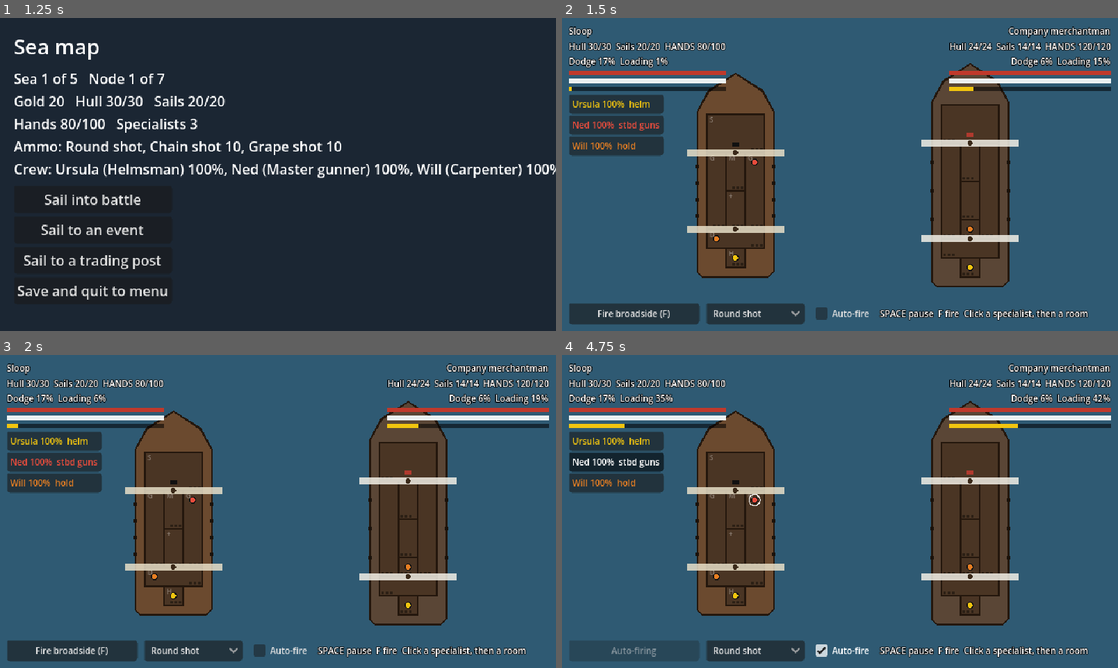
Above: before the commit, frames 1-4 (two rows, left to right).
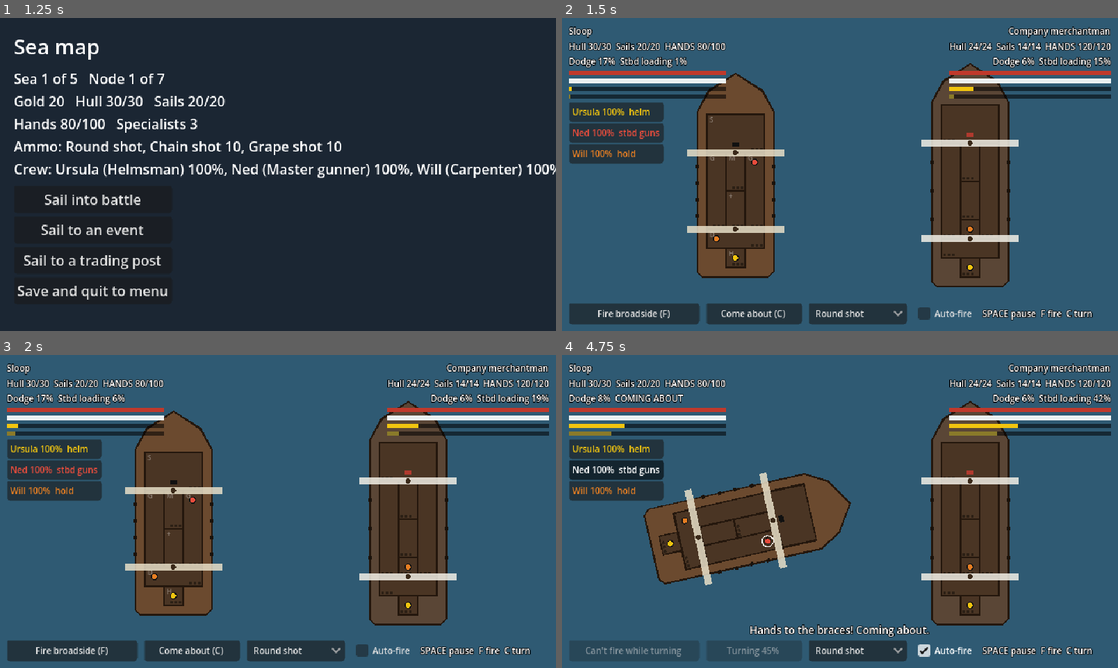
Above: after the commit, the same moments.

Repository: pinkman84/blood-brine-and-rum
Game: Godot game, scene res://scenes/main/main.tscn
Two runs of this game, one before a commit and one after it. Both use one fixed random seed, a clock stepped at 60 frames per second and the inputs below.
Inputs (mouse positions are in pixels of both pictures, inside the frame that each line leads up to):
- Up to frame 1 (1.25 s): click "New voyage" at 0.5 s
- Up to frame 2 (1.5 s): click "Sail into battle" at 1.25 s
- Up to frame 3 (2 s): no input
- Up to frame 4 (4.75 s): click (756, 649) at 2 s, where only the run after the commit has a clickable "Come about (C)"; click "Auto-fire" at 2.75 s; click "Ursula 100% helm" at 3.5 s; click "Ned 100% stbd guns" at 4.25 s

Frame 1 is identical in both runs. In frame 2, 5.3% of the frame differs, in the area x 1-99%, y 12-98%; in frame 3, 5.3%; in frame 4, 19%.

Commit message:
add turning and second side of ship logic

Diff:
--- a/data/crew/roles.json
+++ b/data/crew/roles.json
@@ -15,9 +15,10 @@
     "name": "Helmsman",
     "station": "helm",
     "color": "f1c40f",
-    "description": "At the helm, the ship dodges more. Later: faster, safer coming about.",
+    "description": "At the helm, the ship dodges more and comes about faster, with less risk of stalling in irons.",
     "buffs": {
-      "evasion": 1.3
+      "evasion": 1.3,
+      "turn": 1.5
     }
   },
   {
--- a/scripts/battle/battle_screen.gd
+++ b/scripts/battle/battle_screen.gd
@@ -9,13 +9,21 @@
 ## speeds reloads and improves aim, a helmsman at the helm adds dodge, a
 ## carpenter doubles damage-control work in their room.
 ##
+## Each broadside reloads on its own, but only the side facing the enemy can
+## fire. Coming about swings the ship round to bring the other side to bear:
+## no firing while turning, dodge is halved, and a hit taken mid-turn rakes
+## the stern for double damage. A helmsman makes turns faster and less likely
+## to stall halfway.
+##
 ## A ship that loses its hull sinks; one that loses all its hands strikes
-## its colours. Controls: SPACE pause, F arm the next broadside, click a
-## specialist then a room to move them, right-click to deselect.
+## its colours. Controls: SPACE pause, F arm the next broadside, C come about,
+## click a specialist then a room to move them, right-click to deselect.
 
 const PLAYER_POS := Vector2(200, 200)
 const ENEMY_POS := Vector2(470, 200)
-const ENGAGED_SIDE := "starboard"  # the side facing the enemy (until come about)
+const BASE_TURN_TIME := 8.0  # seconds to come about with full hands and no helmsman
+const BASE_STALL_CHANCE := 0.3  # chance a turn hangs halfway without a helmsman
+const AI_TURN_AFTER_VOLLEY := 0.3  # chance the enemy comes about after firing, if the other side is ready
 const WATER_COLOR := Color("2f5a73")
 const SINK_TIME := 2.5
 const CARPENTER_REPAIR := 3  # hull each carpenter patches after a win
@@ -44,10 +52,13 @@
 var _player_hull_bar: ProgressBar
 var _player_sails_bar: ProgressBar
 var _player_reload_bar: ProgressBar
+var _player_reload_other: ProgressBar
 var _enemy_status: Label
 var _enemy_hull_bar: ProgressBar
 var _enemy_sails_bar: ProgressBar
 var _enemy_reload_bar: ProgressBar
+var _enemy_reload_other: ProgressBar
+var _turn_button: Button
 var _crew_buttons: Dictionary = {}  # BattleCrew -> Button
 var _crew_group := ButtonGroup.new()
 var _fire_button: Button
@@ -69,7 +80,8 @@
 	_enemy_data = _pick_enemy(run.sea_number)
 	player = BattleShip.from_run(run, ship_data)
 	enemy = BattleShip.from_enemy(_enemy_data)
-	enemy.reload = randf() * 3.0  # so the first volleys don't land together
+	for side: String in BattleShip.SIDES:  # so the first volleys don't land together
+		enemy.reloads[side] = randf() * 3.0
 	_build_arena(ship_data)
 	player.init_rooms(_player_view.rooms)
 	enemy.init_rooms(_enemy_view.rooms)
@@ -105,10 +117,15 @@
 	_update_stations()
 	player.tick(delta)
 	enemy.tick(delta)
-	if player.is_loaded() and (player.armed or player.auto_fire) and player.shots_available() > 0:
+	_tick_turn(player, _player_view, delta)
+	_tick_turn(enemy, _enemy_view, delta)
+	_enemy_think()
+	if player.can_fire() and (player.armed or player.auto_fire):
 		_fire(player, enemy, _player_view, _enemy_view)
-	if enemy.is_loaded():
+	if enemy.can_fire():
 		_fire(enemy, player, _enemy_view, _player_view)
+		if not enemy.turning and enemy.is_loaded(enemy.other_side()) and randf() < AI_TURN_AFTER_VOLLEY:
+			_come_about(enemy, _enemy_view, enemy_crew)
 	_refresh_ui()
 
 
@@ -134,6 +151,8 @@
 		_toggle_pause()
 	elif key.keycode == KEY_F:
 		_on_fire_pressed()
+	elif key.keycode == KEY_C:
+		_on_turn_pressed()
 	else:
 		return
 	get_viewport().set_input_as_handled()
@@ -184,7 +203,7 @@
 
 func _station_room(view: ShipView, station: String, crew: Array) -> Dictionary:
 	if station == "guns":
-		var guns := view.gun_room(ENGAGED_SIDE)
+		var guns := view.gun_room("starboard")  # every battle starts starboard side on
 		if not guns.is_empty() and _free_cell(view, guns, crew, null) != null:
 			return guns
 	for room in view.rooms:
@@ -268,18 +287,21 @@
 func _apply_stations(ship: BattleShip, view: ShipView, crew: Array) -> void:
 	var hands := ship.hands_ratio()
 
-	# Guns: hands load them; the gun deck's condition and a master gunner matter.
-	var gunners := _specialists_at(view, crew, "guns", ENGAGED_SIDE)
-	var reload_buff := 1.0
-	var aim_bonus := 0.0
-	for c: BattleCrew in gunners:
-		reload_buff *= c.buff("reload")
-		aim_bonus += c.buff("accuracy", 0.0)
-	ship.gun_factor = hands * _room_efficiency(ship, view.gun_room(ENGAGED_SIDE)) * reload_buff
-	# A damaged magazine slows the powder supply: down to half speed when wrecked.
+	# Guns: hands load both broadsides; each gun deck's condition and any master
+	# gunner standing in it matter. A damaged magazine slows the powder supply,
+	# down to half speed when wrecked. Aim comes from gunners on the side firing.
+	var powder := 1.0
 	for room in view.rooms:
 		if room["type"] == "magazine":
-			ship.gun_factor *= lerpf(0.5, 1.0, _room_efficiency(ship, room))
+			powder *= lerpf(0.5, 1.0, _room_efficiency(ship, room))
+	var aim_bonus := 0.0
+	for side: String in BattleShip.SIDES:
+		var reload_buff := 1.0
+		for c: BattleCrew in _specialists_at(view, crew, "guns", side):
+			reload_buff *= c.buff("reload")
+			if side == ship.engaged_side:
+				aim_bonus += c.buff("accuracy", 0.0)
+		ship.gun_factors[side] = hands * _room_efficiency(ship, view.gun_room(side)) * reload_buff * powder
 	ship.accuracy = ship.base_accuracy + aim_bonus
 
 	# Dodging: the helm's condition, specialists at the helm and in the rigging,
@@ -304,13 +326,59 @@
 	return options.pick_random()
 
 
+# --- Coming about -----------------------------------------------------------
+
+## Orders a ship to come about. Turn speed and the chance of stalling come
+## from the helm's condition, the hands, and any helmsman at the helm.
+func _come_about(ship: BattleShip, view: ShipView, crew: Array) -> void:
+	if ship.turning:
+		return
+	var helm_room: Dictionary = {}
+	for room in view.rooms:
+		if room["type"] == "helm":
+			helm_room = room
+	var turn_buff := 1.0
+	for c: BattleCrew in _specialists_at(view, crew, "helm"):
+		turn_buff *= c.buff("turn")
+	var speed := turn_buff * lerpf(0.5, 1.0, ship.hands_ratio()) * maxf(0.25, _room_efficiency(ship, helm_room))
+	var stall_chance := BASE_STALL_CHANCE / (1.0 + (turn_buff - 1.0) * 4.0)
+	ship.start_turn(BASE_TURN_TIME / speed, stall_chance)
+	if ship == player:
+		_log("Hands to the braces! Coming about.")
+
+
+func _tick_turn(ship: BattleShip, view: ShipView, delta: float) -> void:
+	var event := ship.tick_turn(delta)
+	view.rotation = ship.facing_angle()
+	if event == "stalled":
+		_log("We're in irons!" if ship == player else "She's hung up in irons! Rake her!")
+	elif event == "done" and ship == player:
+		_log("%s guns bearing." % ship.engaged_side.capitalize())
+
+
+## Enemy captains come about when the guns facing you are wrecked or out of
+## action and the other side is ready (they also sometimes turn after a volley).
+func _enemy_think() -> void:
+	if enemy.turning or not enemy.is_loaded(enemy.other_side()):
+		return
+	var facing := _room_efficiency(enemy, _enemy_view.gun_room(enemy.engaged_side))
+	if facing <= 0.34 or enemy.gun_factor() <= 0.01:
+		_come_about(enemy, _enemy_view, enemy_crew)
+
+
+func _on_turn_pressed() -> void:
+	if not _over:
+		_come_about(player, _player_view, player_crew)
+		_refresh_ui()
+
+
 func _fire(shooter: BattleShip, target: BattleShip, from_view: ShipView, to_view: ShipView) -> void:
 	var ammo_id := shooter.selected_ammo
 	var high := BattleShip.aims_high(ammo_id)
 	var hits := shooter.fire(target.evasion())
 	var dir := signf(to_view.base_position.x - from_view.base_position.x)
 	for i in hits.size():
-		var from := from_view.transform * from_view.muzzle_point(i, hits.size())
+		var from := from_view.transform * from_view.muzzle_point(shooter.engaged_side, i, hits.size())
 		var delay := i * 0.09
 		if hits[i]:
 			var local_hit := to_view.random_sail_point() if high else to_view.random_hit_point()
@@ -322,7 +390,9 @@
 
 
 func _on_hit(target: BattleShip, view: ShipView, local_hit: Vector2, ammo_id: String, high: bool) -> void:
-	target.take_hit(ammo_id)
+	if target.take_hit(ammo_id):
+		_vfx.shake(5.0)
+		_log("Raked! A shot down the length of the deck." if target == player else "You rake her stern!")
 	view.sails_ratio = target.sails_ratio()
 	if high:
 		view.add_sail_hole(local_hit)
@@ -367,7 +437,7 @@
 	_select(null)
 	var tween := _arena.create_tween().set_parallel()
 	tween.tween_property(view, "scale", view.scale * 0.8, SINK_TIME).set_ease(Tween.EASE_IN)
-	tween.tween_property(view, "rotation", 0.25 * signf(view.scale.x), SINK_TIME)
+	tween.tween_property(view, "rotation", view.rotation + 0.25 * signf(view.scale.x), SINK_TIME)
 	tween.tween_property(view, "modulate", Color(0.4, 0.5, 0.6, 0.0), SINK_TIME).set_ease(Tween.EASE_IN)
 	for i in 4:
 		var at := view.transform * view.random_hit_point()
@@ -529,6 +599,7 @@
 	_player_hull_bar = _add_bar(left, Color("c0392b"))
 	_player_sails_bar = _add_bar(left, Color("ecf0f1"))
 	_player_reload_bar = _add_bar(left, Color("f1c40f"))
+	_player_reload_other = _add_bar(left, Color("8a7a2a"))
 	var gap := Control.new()
 	gap.size_flags_horizontal = Control.SIZE_EXPAND_FILL
 	gap.mouse_filter = Control.MOUSE_FILTER_IGNORE
@@ -541,6 +612,7 @@
 	_enemy_hull_bar = _add_bar(right, Color("c0392b"))
 	_enemy_sails_bar = _add_bar(right, Color("ecf0f1"))
 	_enemy_reload_bar = _add_bar(right, Color("f1c40f"))
+	_enemy_reload_other = _add_bar(right, Color("8a7a2a"))
 
 	# Left: the crew roster. Click a name to select, then click a room.
 	var middle := HBoxContainer.new()
@@ -571,6 +643,11 @@
 	_fire_button.custom_minimum_size = Vector2(150, 0)
 	_fire_button.pressed.connect(_on_fire_pressed)
 	bottom.add_child(_fire_button)
+	_turn_button = Button.new()
+	_turn_button.focus_mode = Control.FOCUS_NONE
+	_turn_button.custom_minimum_size = Vector2(110, 0)
+	_turn_button.pressed.connect(_on_turn_pressed)
+	bottom.add_child(_turn_button)
 	_ammo_select = OptionButton.new()
 	_ammo_select.focus_mode = Control.FOCUS_NONE
 	_fill_ammo_select()
@@ -581,7 +658,7 @@
 	_auto_fire.focus_mode = Control.FOCUS_NONE
 	_auto_fire.toggled.connect(_on_auto_fire_toggled)
 	bottom.add_child(_auto_fire)
-	_add_label(bottom, "SPACE pause  F fire  Click a specialist, then a room")
+	_add_label(bottom, "SPACE pause  F fire  C turn")
 
 	_log_label = Label.new()
 	_log_label.add_theme_font_size_override("font_size", 12)
@@ -680,12 +757,22 @@
 	_player_sails_bar.max_value = player.max_sails
 	_player_sails_bar.value = player.sails
 	_player_reload_bar.value = player.reload_ratio() * 100.0
+	_player_reload_other.value = player.reload_ratio(player.other_side()) * 100.0
 	_enemy_status.text = _status_text(enemy)
 	_enemy_hull_bar.max_value = enemy.max_hull
 	_enemy_hull_bar.value = enemy.hull
 	_enemy_sails_bar.max_value = enemy.max_sails
 	_enemy_sails_bar.value = enemy.sails
 	_enemy_reload_bar.value = enemy.reload_ratio() * 100.0
+	_enemy_reload_other.value = enemy.reload_ratio(enemy.other_side()) * 100.0
+
+	_turn_button.disabled = _over or player.turning
+	if player.turning and player.stall_left > 0.0:
+		_turn_button.text = "In irons!"
+	elif player.turning:
+		_turn_button.text = "Turning %d%%" % roundi(player.turn_progress * 100.0)
+	else:
+		_turn_button.text = "Come about (C)"
 
 	for c: BattleCrew in _crew_buttons:
 		var room := _player_view.room_by_id(c.room_id)
@@ -704,8 +791,10 @@
 		(_crew_buttons[c] as Button).text = "%s %d%%  %s" % [c.crew_name, roundi(c.health), where]
 
 	var ammo_name := str(Data.get_item("ammo", player.selected_ammo).get("name", player.selected_ammo))
-	_fire_button.disabled = _over or player.auto_fire or player.shots_available() == 0
-	if player.shots_available() == 0:
+	_fire_button.disabled = _over or player.auto_fire or player.shots_available() == 0 or player.turning
+	if player.turning:
+		_fire_button.text = "Can't fire while turning"
+	elif player.shots_available() == 0:
 		_fire_button.text = "Out of %s" % ammo_name.to_lower()
 	elif player.auto_fire:
 		_fire_button.text = "Auto-firing"
@@ -724,9 +813,14 @@
 
 
 func _status_text(ship: BattleShip) -> String:
-	var guns := "Guns ready"
-	if not ship.is_loaded():
-		guns = "Guns out of action" if ship.gun_factor <= 0.0 else "Loading %d%%" % int(ship.reload_ratio() * 100.0)
+	var side := "Stbd" if ship.engaged_side == "starboard" else "Port"
+	var guns := "%s guns ready" % side
+	if ship.turning:
+		guns = "COMING ABOUT"
+	elif not ship.is_loaded():
+		guns = "%s guns out of action" % side if ship.gun_factor() <= 0.0 else "%s loading %d%%" % [side, int(ship.reload_ratio() * 100.0)]
+	if not ship.turning and ship.is_loaded(ship.other_side()):
+		guns += " (other side ready)"
 	var trouble := DamageControl.alerts(ship)
 	if trouble != "":
 		guns += "  " + trouble.to_upper()
--- a/scripts/battle/battle_ship.gd
+++ b/scripts/battle/battle_ship.gd
@@ -3,7 +3,10 @@
 ## One ship's state during a battle: hull, sails, guns, reload and ammo.
 ## Built from the run (player) or from data/enemies (enemy).
 
-const BASE_RELOAD := 10.0  # seconds with a full gun crew (gun_factor 1)
+const BASE_RELOAD := 10.0  # seconds with a full gun crew (gun factor 1)
+const SIDES: Array[String] = ["starboard", "port"]
+const STALL_TIME := 3.0  # seconds stuck halfway ("in irons") when a turn goes wrong
+const RAKE_MULTIPLIER := 2  # hull and hands lost to a hit taken mid-turn
 const PLAYER_ACCURACY := 0.55
 ## Ammo whose effects work so far. The rest show in the picker but are locked.
 const WORKING_AMMO: Array[String] = ["round_shot", "chain_shot", "grape_shot"]
@@ -20,9 +23,17 @@
 var accuracy := PLAYER_ACCURACY  # base plus specialist bonuses, set each frame
 var hands := 0
 var max_hands := 0
-var reload := 0.0  # seconds of loading done
-## Set each frame from the crew at their stations (see battle_screen.gd).
-var gun_factor := 1.0  # reload speed; 0 = guns unmanned
+## Each broadside loads on its own; only the side facing the enemy can fire.
+var engaged_side := "starboard"
+var reloads := {"starboard": 0.0, "port": 0.0}  # seconds of loading done
+## Set each frame from the hands, rooms and specialists (see battle_screen.gd).
+var gun_factors := {"starboard": 1.0, "port": 1.0}  # reload speed per side; 0 = out of action
+var turning := false
+var turn_time := 8.0
+var turn_progress := 0.0  # 0 to 1
+var will_stall := false
+var stall_left := 0.0
+var stalled := false
 var helm_factor := 1.0  # scales evasion; 0 = nobody steering
 var armed := false  # fire as soon as loaded
 var auto_fire := false
@@ -72,16 +83,72 @@
 
 
 func tick(delta: float) -> void:
-	if not is_loaded():
-		reload = minf(reload + delta * gun_factor, reload_time)
-
-
-func is_loaded() -> bool:
-	return reload >= reload_time
-
-
-func reload_ratio() -> float:
-	return reload / reload_time
+	for side: String in SIDES:
+		reloads[side] = minf(float(reloads[side]) + delta * float(gun_factors[side]), reload_time)
+
+
+func other_side() -> String:
+	return "port" if engaged_side == "starboard" else "starboard"
+
+
+## Is a broadside loaded? Defaults to the side facing the enemy.
+func is_loaded(side := "") -> bool:
+	return float(reloads[side if side != "" else engaged_side]) >= reload_time
+
+
+func reload_ratio(side := "") -> float:
+	return float(reloads[side if side != "" else engaged_side]) / reload_time
+
+
+func gun_factor(side := "") -> float:
+	return float(gun_factors[side if side != "" else engaged_side])
+
+
+func can_fire() -> bool:
+	return not turning and is_loaded() and shots_available() > 0
+
+
+# --- Coming about -----------------------------------------------------------
+
+## Starts turning to bring the other broadside to bear. Returns false if
+## already turning.
+func start_turn(time: float, stall_chance: float) -> bool:
+	if turning:
+		return false
+	turning = true
+	turn_time = maxf(1.0, time)
+	turn_progress = 0.0
+	will_stall = randf() < stall_chance
+	stalled = false
+	stall_left = 0.0
+	return true
+
+
+## Advances a turn. Returns "stalled" or "done" when those happen, else "".
+func tick_turn(delta: float) -> String:
+	if not turning:
+		return ""
+	if stall_left > 0.0:
+		stall_left -= delta
+		return ""
+	if will_stall and not stalled and turn_progress >= 0.5:
+		stalled = true
+		stall_left = STALL_TIME
+		return "stalled"
+	turn_progress = minf(1.0, turn_progress + delta / turn_time)
+	if turn_progress >= 1.0:
+		turning = false
+		engaged_side = other_side()
+		return "done"
+	return ""
+
+
+## The ship's rotation: 0 with starboard facing the enemy, PI with port.
+func facing_angle() -> float:
+	var base := 0.0 if engaged_side == "starboard" else PI
+	if turning:
+		base += PI * smoothstep(0.0, 1.0, turn_progress)
+	return base
 
 
 func hands_ratio() -> float:
@@ -96,9 +163,11 @@
 	return float(sails) / maxf(1.0, max_sails)
 
 
-## Dodge chance right now. Shredded sails or an empty helm leave a ship wallowing.
+## Dodge chance right now. Shredded sails, a wrecked helm or a turn in
+## progress leave a ship wallowing.
 func evasion() -> float:
-	return base_evasion * sails_ratio() * helm_factor
+	var e := base_evasion * sails_ratio() * helm_factor
+	return e * 0.5 if turning else e
 
 
 func shots_available() -> int:
@@ -117,7 +186,7 @@
 		hits.append(randf() < hit_chance)
 	if not unlimited_ammo and not is_free_ammo(selected_ammo):
 		ammo[selected_ammo] = int(ammo.get(selected_ammo, 0)) - shots
-	reload = 0.0
+	reloads[engaged_side] = 0.0
 	armed = false
 	return hits
 
@@ -127,12 +196,16 @@
 	return bool(Data.get_item("ammo", ammo_id).get("unlimited", false))
 
 
-## Applies one hit of the given ammo type.
-func take_hit(ammo_id: String) -> void:
+## Applies one hit of the given ammo type. A ship caught mid-turn shows her
+## stern, and a raking shot does double hull and crew damage. Returns true if
+## the hit raked her.
+func take_hit(ammo_id: String) -> bool:
 	var a := Data.get_item("ammo", ammo_id)
-	hull = maxi(0, hull - int(a.get("hull_damage", 1)))
+	var mult := RAKE_MULTIPLIER if turning else 1
+	hull = maxi(0, hull - int(a.get("hull_damage", 1)) * mult)
 	sails = maxi(0, sails - int(a.get("sail_damage", 0)))
-	lose_hands(roundi(float(a.get("crew_damage", 0)) * randf_range(0.5, 1.5)))
+	lose_hands(roundi(float(a.get("crew_damage", 0)) * randf_range(0.5, 1.5)) * mult)
+	return turning
 
 
 ## True if this ammo mostly hits rigging rather than the hull.
--- a/scripts/battle/ship_view.gd
+++ b/scripts/battle/ship_view.gd
@@ -95,7 +95,7 @@
 		draw_rect(rect, wall_color, false, 2.0)
 		if room["type"] == "guns":
 			_draw_gun_ports(rect, hw if room["side"] == "starboard" else -hw)
-		if scale.x > 0:  # letters would be mirrored on a flipped ship
+		if scale.x > 0 and absf(rotation) < 0.1:  # letters would read mirrored or upside down
 			draw_string(font, rect.position + Vector2(3, 9), ROOM_LETTERS.get(room["type"], "?"),
 				HORIZONTAL_ALIGNMENT_LEFT, -1, 8, Color(1, 1, 1, 0.35))
 
@@ -166,11 +166,12 @@
 	return _grid.x / 2.0 + HULL_MARGIN
 
 
-## Where gun `index` of `count` fires from on the starboard side, in local space.
-func muzzle_point(index: int, count: int) -> Vector2:
-	var rect := gun_room("starboard").get("rect", Rect2()) as Rect2
+## Where gun `index` of `count` on `side` fires from, in local space.
+func muzzle_point(side: String, index: int, count: int) -> Vector2:
+	var rect := gun_room(side).get("rect", Rect2()) as Rect2
 	var y := lerpf(rect.position.y + 6, rect.end.y - 6, (index + 0.5) / maxf(1.0, count))
-	return Vector2(half_width() + 2, y)
+	var x := half_width() + 2
+	return Vector2(x if side == "starboard" else -x, y)
 
 
 ## A random point inside a random room, for a hit, in local space.
